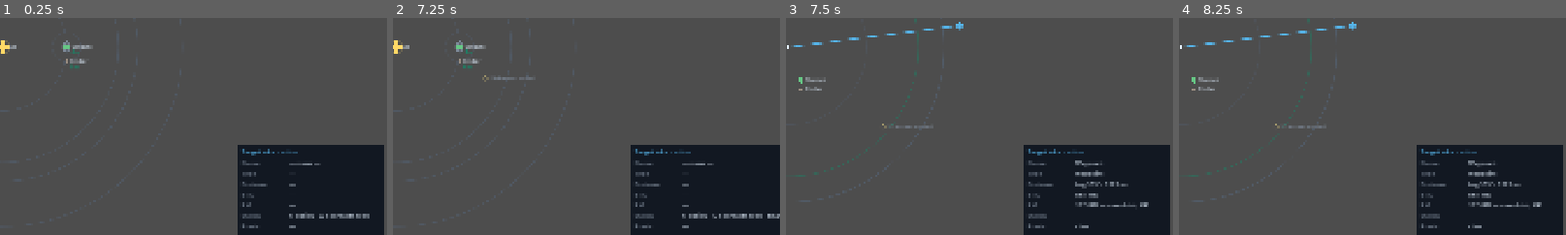
Above: before the commit, frames 1-4 (left to right).
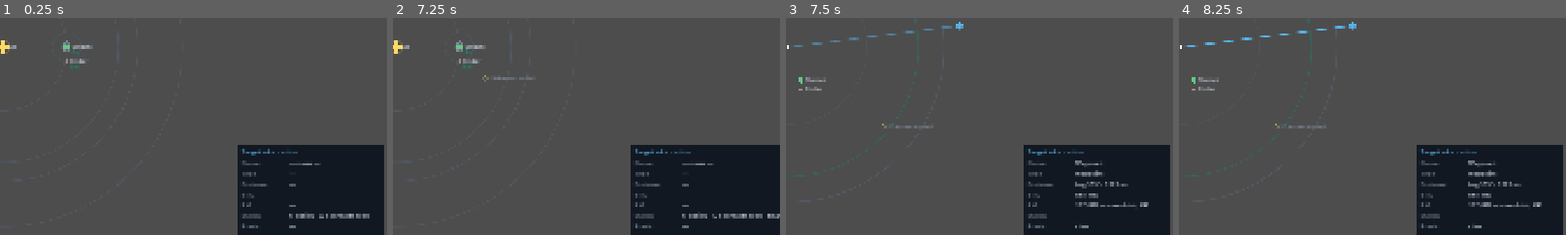
Above: after the commit, the same moments.

Repository: AndrewDrinkwater/farhorizon
Game: Godot game, scene res://src/ui/shell/main.tscn
The game is run twice, just before and just after one commit, with the same random seed, the same clock (stepped at 60 frames per second) and the same inputs.
Inputs (mouse positions are % of the whole screen's width and height, from its top left):
- Up to frame 1 (0.25 s): no input
- Up to frame 2 (7.25 s): click "❚❚" at 0.5 s; click "1×" at 1.25 s; click "2×" at 2 s; click "4×" at 2.75 s; click "Economy" at 3.5 s; click "Standard" at 4.25 s; click "Hard" at 5 s; click "Schematic" at 5.75 s; click "True scale" at 6.5 s
- Up to frame 3 (7.5 s): tap Enter at 7.25 s; move the mouse to (72, 45) at 7.27 s; hold ] (sim_speed_up) from 7.28 s (still down); hold T (toggle_tactical) from 7.28 s (still down); click (72, 45) at 7.42 s
- Up to frame 4 (8.25 s): release ] (sim_speed_up) at 8 s; release T (toggle_tactical) at 8 s; click "Lay In Course" at 8 s
The pictures show only the part of the screen within x 50-99%, y 43-93%; the shares and areas given below are measured in that part.

Frames 1-2 are identical in both runs. In frame 3, 0.2% of the frame differs, in the area x 2-43%, y 3-14%; in frame 4, nothing differs.

Commit message:
Course plotting: route-aware RM/ETA + plotted vs laid-in colour (ADR 0028)
- The Helm's distance/ETA/RM readouts (and Target Info) summed the direct ship→
  target leg via FlightMath.preview, ignoring waypoints — so dragging a detour
  didn't change the shown cost even though Engage fuel-gates on the full route
  (hence "insufficient RM" with no visible figure). Now computed over the whole
  plotted route (_plotted_distance), with the ⚠ when it exceeds the tank.
- A merely-plotted course now reads dimmer (accent @ 0.5); once laid in
  (current_order set) it's solid accent — a subtle "not committed yet" cue. The
  obstruction red/amber still override regardless.

Test: plotted distance includes dragged waypoints. 168 green; boots clean.

Co-Authored-By: Claude Opus 4.8 (1M context) <noreply@anthropic.com>

Diff:
--- a/src/ui/consoles/helm_console.gd
+++ b/src/ui/consoles/helm_console.gd
@@ -529,15 +529,26 @@
 		_eta_readout.set_value("—")
 		_rm_readout.set_value("—")
 		return
-	var preview := FlightMath.preview(GameState.ship.position, _selected_position(), _burn,
-		GameState.ship.reaction_mass)
+	# Over the whole plotted route (ship → waypoints → target), not the direct leg —
+	# so dragging waypoints updates the distance/ETA/RM the captain sees (ADR 0028).
+	var dist := _plotted_distance()
+	var cost := FlightMath.rm_cost(dist, _burn)
 	_target_readout.set_value(_selected_name())
-	_distance_readout.set_value(_format_distance(preview["distance"]))
-	_eta_readout.set_value(_format_eta(preview["eta_ticks"]))
-	var rm_text := _format_rm(preview["rm_cost"])
-	if not bool(preview["affordable"]):
+	_distance_readout.set_value(_format_distance(dist))
+	_eta_readout.set_value(_format_eta(FlightMath.eta_ticks(dist, _burn)))
+	var rm_text := _format_rm(cost)
+	if cost > GameState.ship.reaction_mass:
 		rm_text = "⚠ " + rm_text  # non-colour cue for "can't afford" (ADR 0012)
 	_rm_readout.set_value(rm_text)
+
+
+## Total travel distance over the plotted route's legs (ship → waypoints → target).
+func _plotted_distance() -> float:
+	var route := _compose_route()
+	var total := 0.0
+	for i in range(route.size() - 1):
+		total += route[i].distance_to(route[i + 1])
+	return total
 
 
 func _refresh_status() -> void:
@@ -667,7 +678,7 @@
 		return
 	_ti_name.set_value(tr(body.name_key))
 	_ti_type.set_value(_body_kind_label(body.kind))
-	_set_dist_eta_rm(body.position)
+	_set_route_dist_eta_rm()
 	var bits: Array[String] = []
 	if body.parent_id != "":
 		var parent := _resolve_body(body.parent_id)
@@ -690,7 +701,7 @@
 	var identified := GameState.contacts.tier_of(_sel_id) == Sensors.Tier.IDENTIFIED
 	_ti_name.set_value(tr(contact.name_key) if identified else tr("NAV_CONTACT_UNKNOWN"))
 	_ti_type.set_value(_contact_kind_label(contact.kind) if identified else tr("NAV_CONTACT_UNKNOWN"))
-	_set_dist_eta_rm(contact.position)
+	_set_route_dist_eta_rm()
 	var bits: Array[String] = [tr("HELM_TI_TIER_IDENTIFIED") if identified else tr("HELM_TI_TIER_BLIP")]
 	if not identified and GameState.ship.position.distance_to(contact.position) <= GameState.ship.sensor_range:
 		bits.append(tr("HELM_TI_SCAN_READY"))
@@ -703,9 +714,10 @@
 	var rel := _sel_point - GameState.ship.position
 	var deg := int(roundf(rad_to_deg(rel.angle())))
 	deg = ((deg % 360) + 360) % 360
-	_ti_dist.set_value(tr("HELM_TI_BEARING_FORMAT").format({"deg": deg, "wu": "%.0f" % rel.length()}))
-	var cost := FlightMath.rm_cost(rel.length(), _burn)
-	_ti_eta.set_value(_format_eta(FlightMath.eta_ticks(rel.length(), _burn)))
+	var dist := _plotted_distance()
+	_ti_dist.set_value(tr("HELM_TI_BEARING_FORMAT").format({"deg": deg, "wu": "%.0f" % dist}))
+	var cost := FlightMath.rm_cost(dist, _burn)
+	_ti_eta.set_value(_format_eta(FlightMath.eta_ticks(dist, _burn)))
 	_ti_rm.set_value("%s — %s" % [_format_rm(cost), _reach_label(cost)])
 	_ti_status.set_value("—")
 
@@ -719,9 +731,10 @@
 	_ti_status.set_value(_overview_text())
 
 
-## Distance (AU + wu), ETA, and RM-cost-with-reachability for a destination point.
-func _set_dist_eta_rm(pos: Vector2) -> void:
-	var d := GameState.ship.position.distance_to(pos)
+## Route distance (AU + wu), ETA, and RM-cost-with-reachability over the whole
+## plotted route (ship → waypoints → target), so waypoint drags update it (ADR 0028).
+func _set_route_dist_eta_rm() -> void:
+	var d := _plotted_distance()
 	_ti_dist.set_value(tr("HELM_TI_DIST_FORMAT").format({
 		"au": "%.2f" % (d / Travel.WU_PER_AU), "wu": "%.0f" % d,
 	}))
--- a/src/world/orrery_view.gd
+++ b/src/world/orrery_view.gd
@@ -345,7 +345,7 @@
 	# adaptively-subdivided curve (the log projection bends a straight real path —
 	# sharpest near the star — and uniform sampling would kink it).
 	var route := _course_route(order)
-	var color := _route_color(route)
+	var color := _route_color(route, Palette.ACCENT)  # engaged → solid accent
 	_draw_route_legs(route, color)
 	for i in range(route.size() - 1):
 		_draw_course_time(route[i], route[i + 1])  # time pips per leg
@@ -362,7 +362,7 @@
 func _draw_plotted_course() -> void:
 	if _preview_route.size() < 2:
 		return
-	var color := _route_color(_preview_route)
+	var color := _route_color(_preview_route, _plot_clear_color())
 	_draw_route_legs(_preview_route, color)
 	for i in range(_preview_route.size() - 1):
 		_draw_course_time(_preview_route[i], _preview_route[i + 1])
@@ -371,17 +371,26 @@
 	draw_arc(_project_course_point(_preview_route[_preview_route.size() - 1]), 8.0, 0.0, TAU, 24, color, 1.0, true)
 
 
-## Course colour from the worst obstruction along the route (ADR 0028).
-func _route_color(route: PackedVector2Array) -> Color:
+## Course colour from the worst obstruction along the route (ADR 0028): red for a
+## no-go, amber for a hazard, else `clear_color` (which encodes plotted vs laid-in).
+func _route_color(route: PackedVector2Array, clear_color: Color) -> Color:
 	if _system == null:
-		return Palette.ACCENT
+		return clear_color
 	match Zones.route_block(_system, route):
 		Zones.Block.NOGO:
 			return COURSE_NOGO_COLOR
 		Zones.Block.HAZARD:
 			return COURSE_HAZARD_COLOR
 		_:
-			return Palette.ACCENT
+			return clear_color
+
+
+## Clear-course colour: a laid-in course (current_order set) reads solid; a merely
+## plotted one reads dimmer — a subtle "not committed yet" cue (ADR 0028).
+func _plot_clear_color() -> Color:
+	if String(GameState.ship.current_order.get("type", "")) == "course":
+		return Palette.ACCENT
+	return Color(Palette.ACCENT, 0.5)
 
 
 func _under_way() -> bool:
--- a/src/world/tactical_view.gd
+++ b/src/world/tactical_view.gd
@@ -231,21 +231,21 @@
 		return
 	# True scale → straight legs through the route's waypoints to the destination
 	# (ADR 0020/0027). Ship maps to the scope centre.
-	_draw_route(_course_route(order), 3.0)
+	_draw_route(_course_route(order), 3.0, Palette.ACCENT)  # engaged → solid accent
 
 
 ## The editable plotted course (compose route), coloured by obstruction (ADR 0028);
 ## waypoint handles drawn fatter so they can be grabbed.
 func _draw_plotted_course() -> void:
 	if _preview_route.size() >= 2:
-		_draw_route(_preview_route, WAYPOINT_HANDLE_PX)
+		_draw_route(_preview_route, WAYPOINT_HANDLE_PX, _plot_clear_color())
 
 
 ## Draw a true-scale route (straight legs) coloured by its worst obstruction.
-func _draw_route(route: PackedVector2Array, handle_px: float) -> void:
+func _draw_route(route: PackedVector2Array, handle_px: float, clear_color: Color) -> void:
 	if route.size() < 2:
 		return
-	var color := _route_color(route)
+	var color := _route_color(route, clear_color)
 	var screen := PackedVector2Array()
 	for p: Vector2 in route:
 		screen.append(_to_screen(p))
@@ -254,16 +254,23 @@
 		draw_circle(_to_screen(route[i]), handle_px, color)
 
 
-func _route_color(route: PackedVector2Array) -> Color:
+func _route_color(route: PackedVector2Array, clear_color: Color) -> Color:
 	if _system == null:
-		return Palette.ACCENT
+		return clear_color
 	match Zones.route_block(_system, route):
 		Zones.Block.NOGO:
 			return COURSE_NOGO_COLOR
 		Zones.Block.HAZARD:
 			return COURSE_HAZARD_COLOR
 		_:
-			return Palette.ACCENT
+			return clear_color
+
+
+## Laid-in course (current_order set) reads solid; a merely plotted one dimmer.
+func _plot_clear_color() -> Color:
+	if String(GameState.ship.current_order.get("type", "")) == "course":
+		return Palette.ACCENT
+	return Color(Palette.ACCENT, 0.5)
 
 
 func _under_way() -> bool:
--- a/tests/unit/test_helm_console.gd
+++ b/tests/unit/test_helm_console.gd
@@ -69,6 +69,14 @@
 	assert_eq(order.get("waypoints").size(), 2, "dragged waypoints composed into the route")
 
 
+func test_plotted_distance_includes_dragged_waypoints() -> void:
+	GameState.ship.position = Vector2.ZERO
+	EventBus.nav_target_selected.emit("verdant")  # verdant at (1000,0): direct ~1000 wu
+	assert_almost_eq(_helm._plotted_distance(), 1000.0, 1.0, "direct route")
+	EventBus.nav_waypoints_set.emit(PackedVector2Array([Vector2(0.0, 1000.0)]))  # detour
+	assert_gt(_helm._plotted_distance(), 2000.0, "RM/ETA distance includes the waypoint detour")
+
+
 func test_arrival_clears_the_plot() -> void:
 	EventBus.nav_target_selected.emit("verdant")
 	assert_ne(_helm._sel_kind, Travel.TargetKind.NONE, "a course is plotted")
